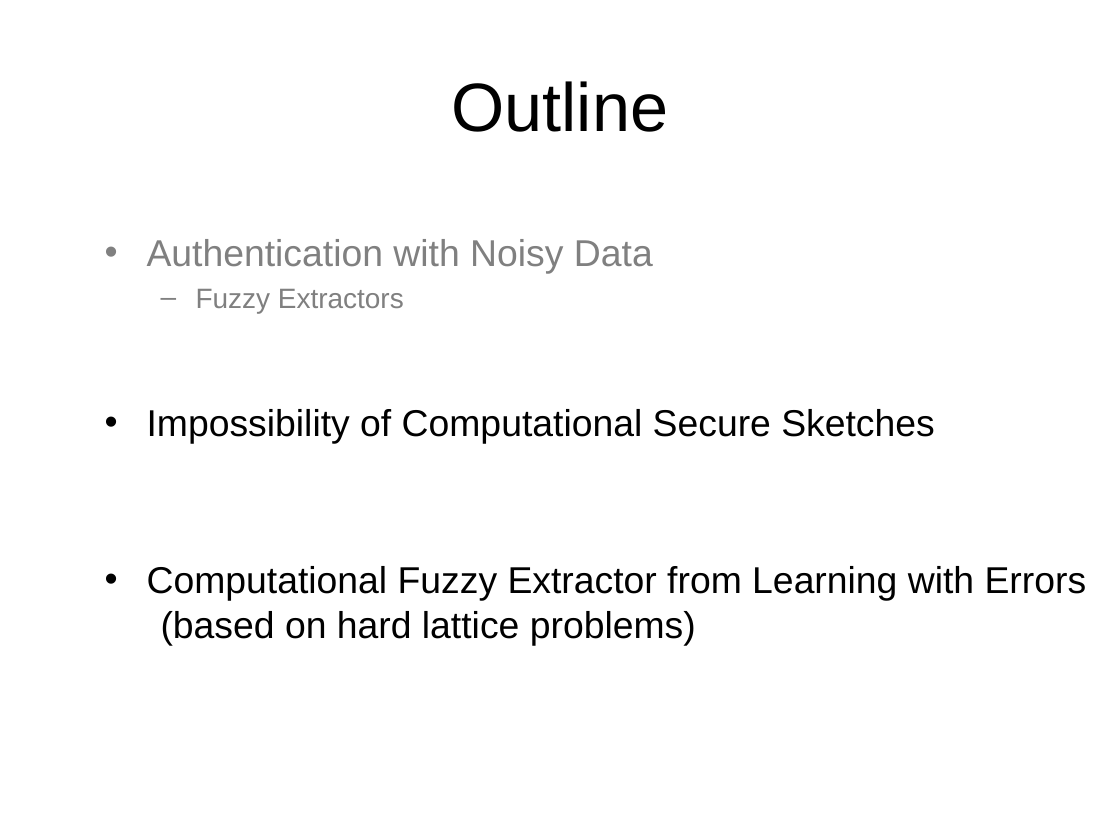
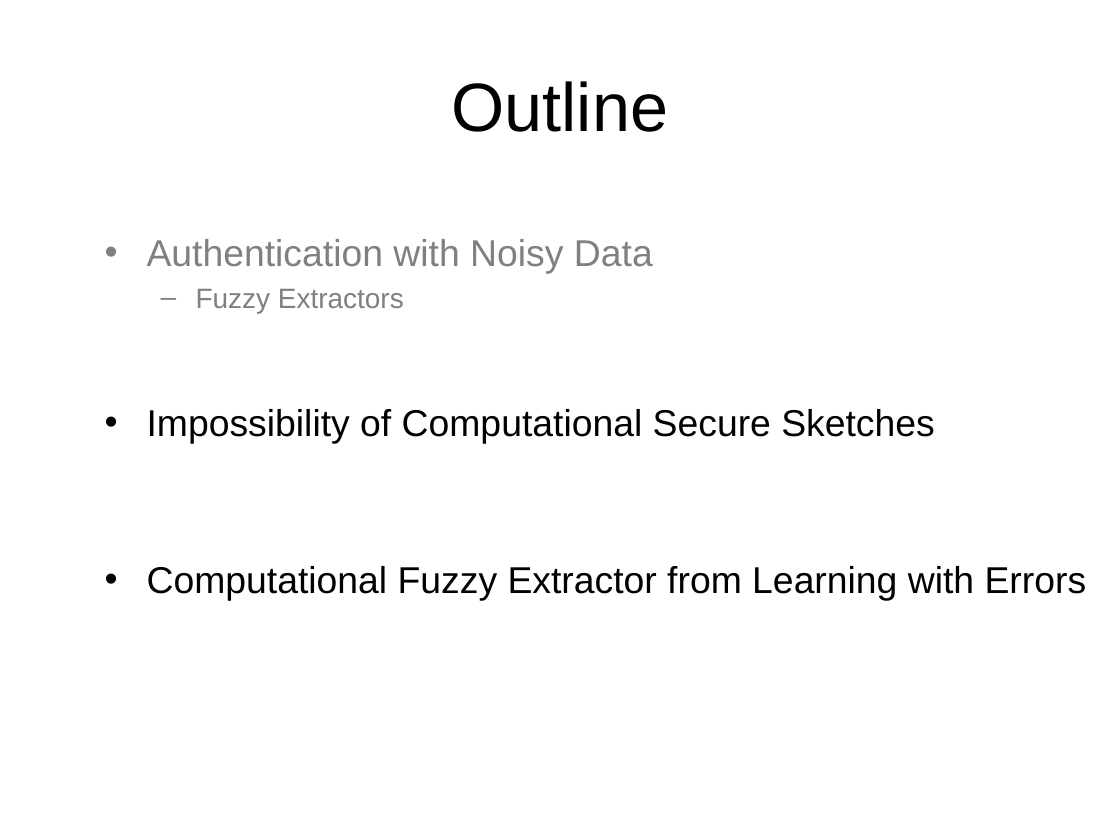
Before and after one commit to xianruimeng/comp-fuzzy-ext, a slide deck: slide 11 of ComputationalFuzzyExtractors.pptx. Drawn at 1120x840 pixels with LibreOffice and Linux fonts; fonts in the diff are those of the drawing. Boxes give left, top, right and bottom in pixels: in the first picture for what was removed or moved away, otherwise in the second. Text is boxed around its words. In the diff, an @@ line names an element or a change of style, - is before the commit and + after.

```diff
--- a/ComputationalFuzzyExtractors.pptx
+++ b/ComputationalFuzzyExtractors.pptx
@@ text at (147,566,1087,601): text changed @@
-• Computational Fuzzy Extractor from Learning with Errors
-  (based on hard lattice problems)
+• Computational Fuzzy Extractor from Learning with Errors
```
Also in this commit, not shown: 13 other slides changed.
